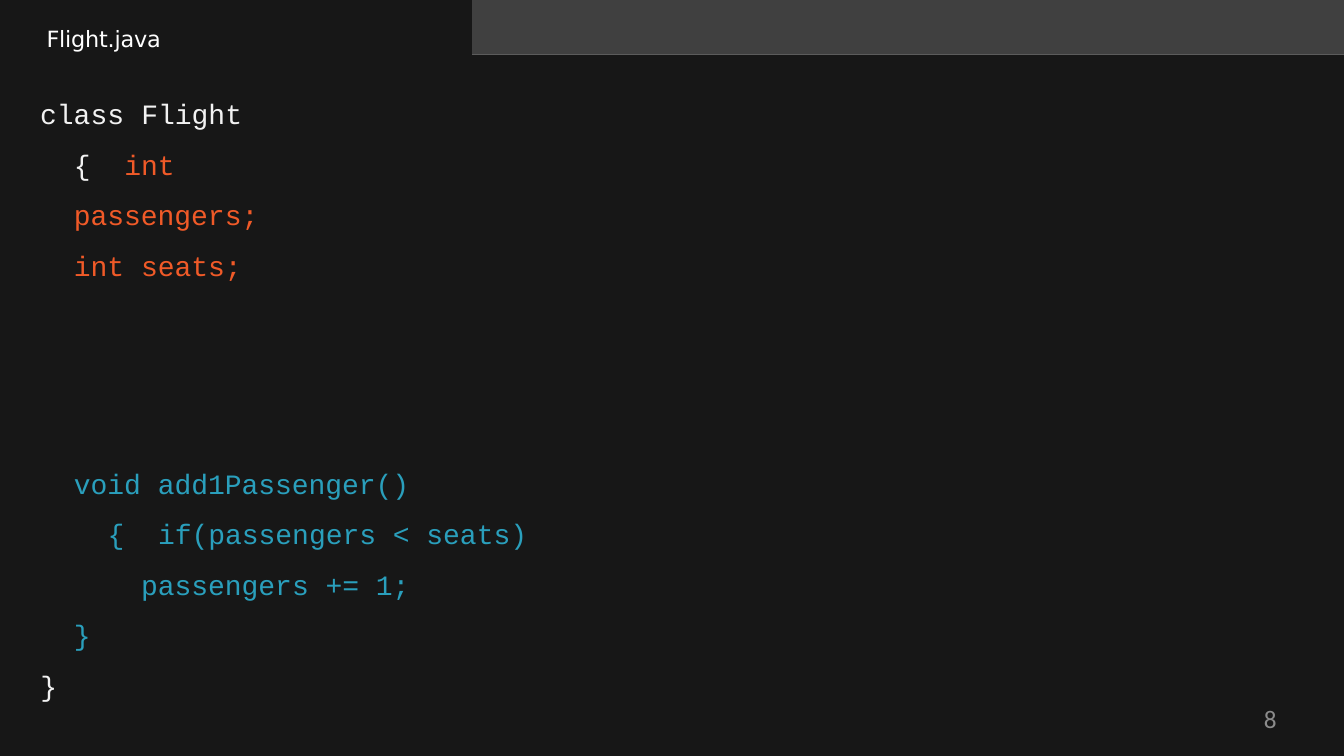
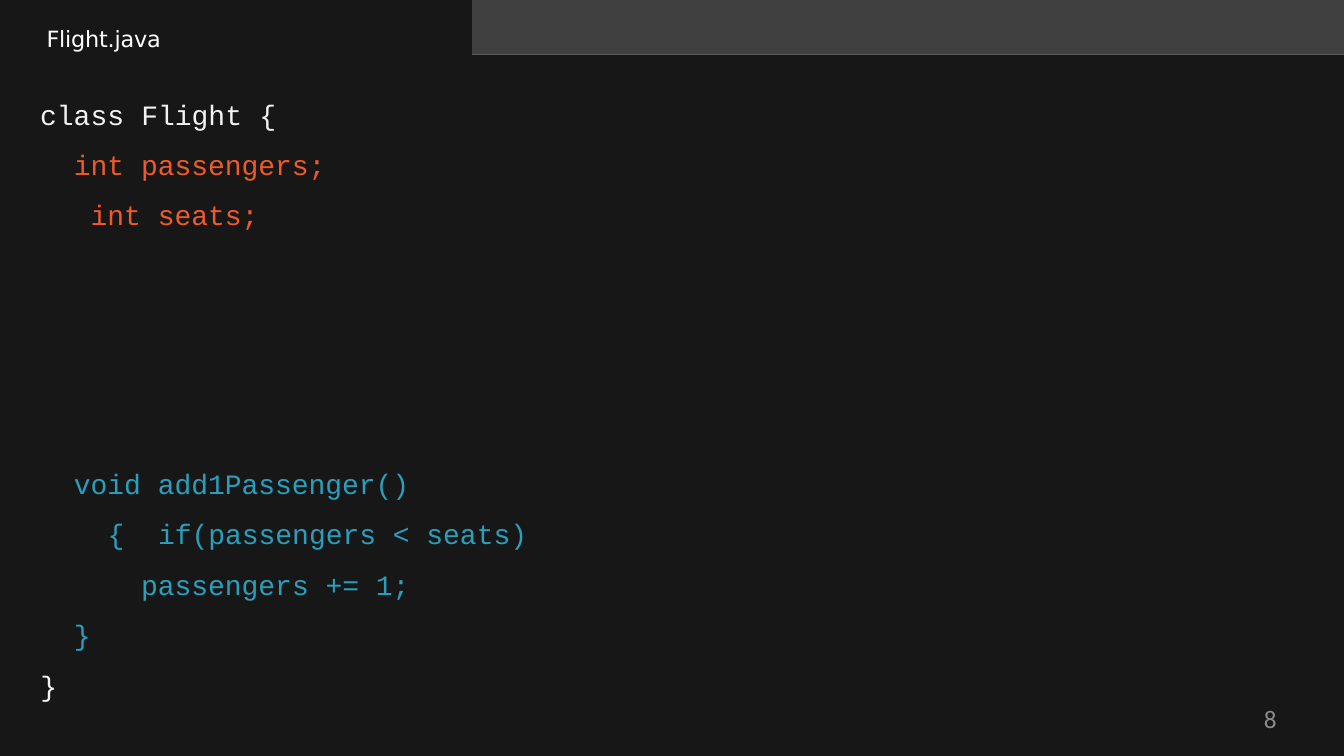
Before and after one commit to StevenJoseph19/JR-31, a slide deck: slide 8 of 1. Core Java 8/Day 3/Slides/2. Understanding Java Classes and Objects/understanding-java-classes-and-objects-slides.pptx. Drawn at 1344x756 pixels with LibreOffice and Linux fonts; fonts in the diff are those of the drawing; grey boxes stand for pictures. Boxes give left, top, right and bottom in pixels: in the first picture for what was removed or moved away, otherwise in the second. Text is boxed around its words. In the diff, an @@ line names an element or a change of style, - is before the commit and + after.

```diff
--- a/1. Core Java 8/Day 3/Slides/2. Understanding Java Classes and Objects/understanding-java-classes-and-objects-slides.pptx
+++ b/1. Core Java 8/Day 3/Slides/2. Understanding Java Classes and Objects/understanding-java-classes-and-objects-slides.pptx
@@ title "class Flight { int passengers; ..." rewrapped from (40, 105, 258, 281) to (40, 105, 325, 230) @@
```
Also in this commit, not shown: 1 other slide changed, 5 other files.
